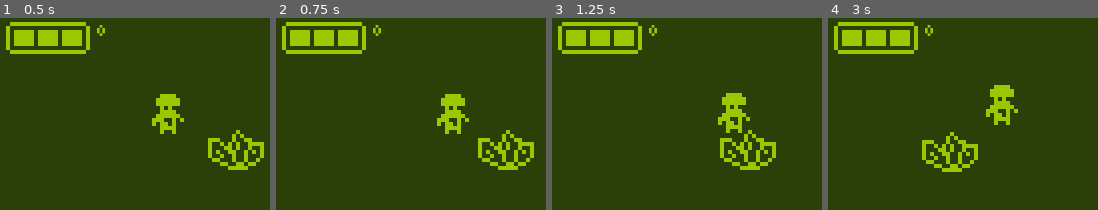
Above: before the commit, frames 1-4 (left to right).
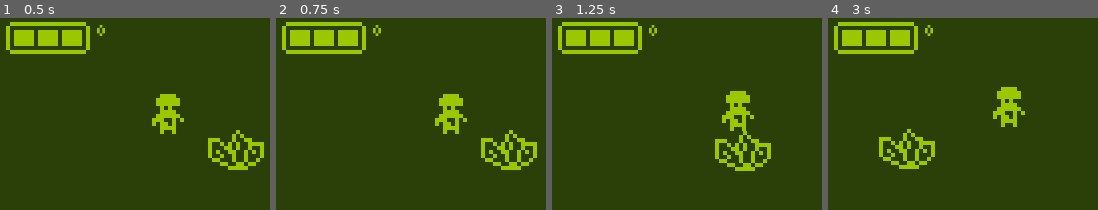
Above: after the commit, the same moments.

Repository: TheAihopGG/nokia-3310-jam-7
Game: Godot game, scene res://Scenes/game.tscn
The game is run twice, just before and just after one commit, with the same random seed, the same clock (stepped at 60 frames per second) and the same inputs.
Inputs (mouse positions are in pixels of both pictures, inside the frame that each line leads up to):
- Up to frame 1 (0.5 s): no input
- Up to frame 2 (0.75 s): tap Enter at 0.5 s; move the mouse to (519, 104) at 0.52 s; hold D (move_right) from 0.53 s (still down); tap F (destruct) at 0.6 s
- Up to frame 3 (1.25 s): keep holding D (move_right)
- Up to frame 4 (3 s): move the mouse to (927, 123) at 1.27 s; release D (move_right) at 1.28 s; hold S (move_down) 1.28-2.03 s; tap F (destruct) at 1.35, 2.1, 2.85 s; move the mouse to (1030, 71) at 2.02 s; hold D (move_right) 2.03-2.78 s; move the mouse to (979, 152) at 2.77 s; hold W (move_up) from 2.78 s (still down)

Frame 1 is identical in both runs. In frame 2, 2.1% of the frame differs, in the area x 58-97%, y 39-80%; in frame 3, 3.3%; in frame 4, 4.1%, in the area x 18-73%, y 34-81%.

Commit message:
правки

Diff:
--- a/Scenes/Characters/Player/player.gd
+++ b/Scenes/Characters/Player/player.gd
@@ -1,46 +1,44 @@
 class_name Player extends Character
 
 
-var inventory = {
-	'diamonds': 0
+var inventory : Dictionary = {
+    'diamonds': 0
 }
+
 var nearest_diamond : Diamond
 var destructing_enabled : bool = true
 
-
 func _ready() -> void:
-	GlobalVars.player = $"."
-
+    GlobalVars.player = $"."
 
 func _process(_delta: float) -> void:
-	determine_direction()
-	destructing()
-
+    determine_direction()
+    destructing()
 
 func determine_direction() -> void:
-	move_direction = Input.get_vector("move_left", "move_right", "move_up", "move_down")
-	if move_direction.x > 0 and sprite.flip_h:
-		sprite.flip_h = false
-	elif move_direction.x < 0 and not sprite.flip_h:
-		sprite.flip_h = true
+    move_direction = Input.get_vector("move_left", "move_right", "move_up", "move_down")
+    if move_direction.x > 0 and sprite.flip_h:
+        sprite.flip_h = false
+    elif move_direction.x < 0 and not sprite.flip_h:
+        sprite.flip_h = true
 
 
 func destructing() -> void:
-	if destructing_enabled:
-		if nearest_diamond and Input.is_action_just_pressed('destruct'):
-			if not nearest_diamond.is_destructed:
-				nearest_diamond._start_destruction()
+    if destructing_enabled:
+        if nearest_diamond and Input.is_action_just_pressed('destruct'):
+            if not nearest_diamond.is_destructed:
+                nearest_diamond._start_destruction()
 
-		elif nearest_diamond and Input.is_action_just_released('destruct'):
-			if not nearest_diamond.is_destructed:
-				nearest_diamond._stop_destruction()
+        elif nearest_diamond and Input.is_action_just_released('destruct'):
+            if not nearest_diamond.is_destructed:
+                nearest_diamond._stop_destruction()
 
 
 func _on_destruction_area_body_entered(body: Node2D) -> void:
-	if body.is_in_group('Diamonds'):
-		nearest_diamond = body
+    if body.is_in_group('Diamonds'):
+        nearest_diamond = body
 
 
 func _on_destruction_area_body_exited(body: Node2D) -> void:
-	if body.is_in_group('Diamonds'):
-		nearest_diamond = null
+    if body.is_in_group('Diamonds'):
+        nearest_diamond = null
--- a/Scenes/Characters/character.gd
+++ b/Scenes/Characters/character.gd
@@ -1,45 +1,46 @@
 class_name Character extends CharacterBody2D
 
 
+@export var accerelation : int = 5 # ускорение
+@export var max_speed    : int = 40
 @export var max_health : int = 3
-@export var speed : float = 5
 @export var health : int = max_health
 
 @onready var sprite  : Sprite2D = get_node("Sprite2D")
 @onready var tilemap : Node2D = get_tree().current_scene.get_node("TileMap")
 
+const FRICTION : float = 0.15
+
 var move_direction : Vector2
 var movement_enabled : bool = true
-
 
 signal health_reduced(new_health : int)
 signal died()
 
+func _ready() -> void:
+    if health > max_health:
+        health = max_health
 
-func _ready() -> void:
-	if health > max_health:
-		health = max_health
+func _physics_process(_delta: float) -> void:
+    move_and_slide()
+    move()
+    velocity = lerp(velocity, Vector2.ZERO, FRICTION)
 
 
-func _physics_process(_delta: float) -> void:
-	movement()
-	move_and_slide()
+func move() -> void:
+    velocity += move_direction * accerelation
+    velocity = velocity.limit_length(max_speed)
 
 
-func movement() -> void:
-	if movement_enabled:
-		velocity = move_direction.normalized() * speed
+func take_damage(count : int) -> void:
+    health += count
+    if health > max_health:
+        health = max_health
 
+    elif health < 0:
+        health = 0
 
-func reduce_health(count : int) -> void:
-	health += count
-	if health > max_health:
-		health = max_health
+    if health == 0:
+        died.emit()
 
-	elif health < 0:
-		health = 0
-
-	if health == 0:
-		died.emit()
-
-	health_reduced.emit(health)
+    health_reduced.emit(health)
--- a/Scenes/game.gd
+++ b/Scenes/game.gd
@@ -6,6 +6,6 @@
 
 
 func _input(_event: InputEvent) -> void:
-	#var selected_tile : Vector2 = tile_map.map_to_local(tile_map.local_to_map(get_global_mouse_position()))
-	#selected.global_position = selected_tile
-	pass
+    #var selected_tile : Vector2 = tile_map.map_to_local(tile_map.local_to_map(get_global_mouse_position()))
+    #selected.global_position = selected_tile
+    pass
--- a/Scenes/game.tscn
+++ b/Scenes/game.tscn
@@ -32,7 +32,6 @@
 
 [node name="Player" parent="." instance=ExtResource("3_sqq7q")]
 position = Vector2(21, 22)
-speed = 20.0
 
 [node name="UI" type="CanvasLayer" parent="."]
 
